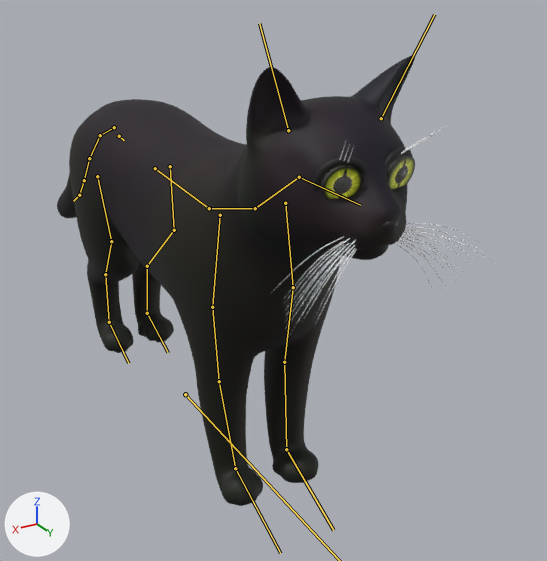
Renders of the glTF model lobby/cat.glb from each side of a commit.
The view is the same before and after, from a 50 mm lens placed at (0.271, 0.578, 0.42), pointed at (-0.077, -0.001, 0.13). The lights are fixed; the arrows at lower left show +X, +Y and +Z. The first picture is the older version. The bones that bend it are drawn over the model as lines.

The first picture shows 'Cat3DBody', 'Cat3DCornea_-1', 'Cat3DCornea_1', 'Cat3DIris_-1', 'Cat3DIris_1', 'Cat3DLid_-1', 'Cat3DLid_1', 'Cat3DNose', 'Cat3DWhiskers'.
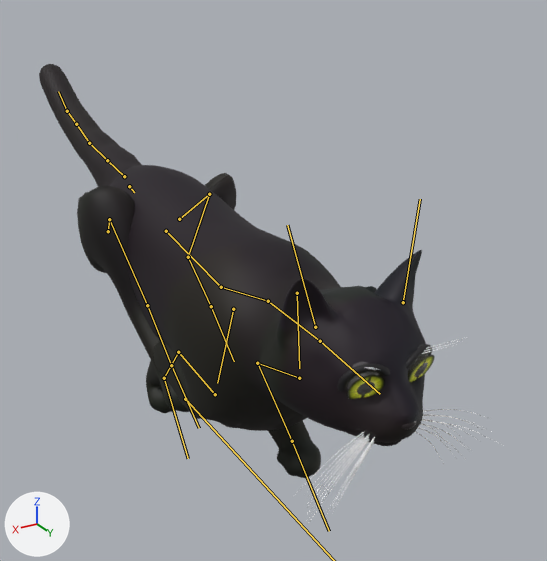
The newer file adds an action. The first version stands in its rest pose; the second is drawn at frame 6 of the action 'cat_run'.

What the commit changed:
Bone 'root' (bone_root) moves from (0.0, 0.0, 0.0) to (0.0, 0.0, -0.005).
Bone 'hips' (bone_hips) moves from (0.0, 0.0, 0.0) to (0.0, 0.026, -0.041).
Bone 'hips' (bone_hips) turns from (0, 0, 0) to (-5, 0, 0) degrees about its own x, y and z.
Bone 'spine1' (bone_spine1) turns from (0, 0, 0) to (1, 0, 0) degrees about its own x, y and z.
Bone 'spine2' (bone_spine2) turns from (0, 0, 0) to (2, 0, 0) degrees about its own x, y and z.
Bone 'neck' (bone_neck) turns from (0, 0, 0) to (-32, 0, 0) degrees about its own x, y and z.
Bone 'head' (bone_head) turns from (0, 0, 0) to (30, 0, 0) degrees about its own x, y and z.
Bone 'ear.L' (bone_ear_l) turns from (0, 0, 0) to (25, 0, 0) degrees about its own x, y and z.
Bone 'ear.R' (bone_ear_r) turns from (0, 0, 0) to (25, 0, 0) degrees about its own x, y and z.
Bone 'scap.L' (bone_scap_l) turns from (0, 0, 0) to (-11, 0, 0) degrees about its own x, y and z.
Bone 'upperarm.L' (bone_upperarm_l) moves from (0.0, 0.0, 0.0) to (0.002, 0.012, 0.0).
Bone 'upperarm.L' (bone_upperarm_l) turns from (0, 0, 0) to (-80, 2, 2) degrees about its own x, y and z.
Bone 'forearm.L' (bone_forearm_l) turns from (0, 0, 0) to (38, 0, 0) degrees about its own x, y and z.
Bone 'hand.L' (bone_hand_l) turns from (0, 0, 0) to (26, 1, -2) degrees about its own x, y and z.
Bone 'scap.R' (bone_scap_r) turns from (0, 0, 0) to (-2, 0, -1) degrees about its own x, y and z.
Bone 'upperarm.R' (bone_upperarm_r) moves from (0.0, 0.0, 0.0) to (-0.002, 0.01, 0.0).
Bone 'upperarm.R' (bone_upperarm_r) turns from (0, 0, 0) to (-68, -3, -4) degrees about its own x, y and z.
Bone 'forearm.R' (bone_forearm_r) turns from (0, 0, 0) to (119, -5, 3) degrees about its own x, y and z.
Bone 'hand.R' (bone_hand_r) turns from (0, 0, 0) to (-65, 0, 0) degrees about its own x, y and z.
Bone 'tail1' (bone_tail1) turns from (0, 0, 0) to (-21, 0, 0) degrees about its own x, y and z.
Bone 'tail2' (bone_tail2) turns from (0, 0, 0) to (-20, 0, 0) degrees about its own x, y and z.
Bone 'tail3' (bone_tail3) turns from (0, 0, 0) to (-19, 0, 0) degrees about its own x, y and z.
Bone 'tail4' (bone_tail4) turns from (0, 0, 0) to (3, 0, 0) degrees about its own x, y and z.
Bone 'thigh.L' (bone_thigh_l) turns from (0, 0, 0) to (109, 23, -16) degrees about its own x, y and z.
Bone 'shin.L' (bone_shin_l) turns from (0, 0, 0) to (-28, 7, 29) degrees about its own x, y and z.
Bone 'foot.L' (bone_foot_l) turns from (0, 0, 0) to (-15, 0, -1) degrees about its own x, y and z.
Bone 'toe.L' (bone_toe_l) turns from (0, 0, 0) to (-68, 1, 2) degrees about its own x, y and z.
Bone 'thigh.R' (bone_thigh_r) turns from (0, 0, 0) to (119, -16, 10) degrees about its own x, y and z.
Bone 'shin.R' (bone_shin_r) turns from (0, 0, 0) to (-92, -17, -16) degrees about its own x, y and z.
Bone 'foot.R' (bone_foot_r) turns from (0, 0, 0) to (43, 2, -5) degrees about its own x, y and z.
Bone 'toe.R' (bone_toe_r) turns from (0, 0, 0) to (-78, -1, -1) degrees about its own x, y and z.

What differs and where, as boxes (x1, y1, x2, y2) in the pictures (547 x 561 px):
'Cat3DBody', posed (8% wider, 8% shorter)
    before: (57, 55, 415, 506)
    after: (39, 64, 426, 478)
'Cat3DWhiskers', posed (13% narrower, 12% shorter)
    before: (276, 127, 492, 336)
    after: (304, 337, 492, 520)
'Cat3DLid_1', posed
    before: (312, 157, 368, 191)
    after: (337, 363, 390, 392)
'Cat3DCornea_1', posed
    before: (321, 165, 355, 196)
    after: (346, 361, 380, 397)
'Cat3DIris_1', posed (26% shorter)
    before: (323, 166, 362, 200)
    after: (347, 375, 385, 400)
'Cat3DCornea_-1', posed
    before: (387, 155, 410, 186)
    after: (408, 344, 429, 379)
'Cat3DIris_-1', posed (18% shorter)
    before: (388, 156, 415, 189)
    after: (408, 355, 434, 382)
'Cat3DLid_-1', posed
    before: (385, 147, 413, 169)
    after: (406, 344, 432, 370)
'Cat3DNose', posed
    before: (382, 220, 399, 229)
    after: (401, 421, 417, 430)
bone 'hips', root to tip
    before: (119, 136) to (124, 140)
    after: (129, 186) to (134, 192)
bone 'spine1', root to tip
    before: (155, 168) to (209, 208)
    after: (166, 231) to (221, 287)
bone 'spine2', root to tip
    before: (209, 208) to (255, 208)
    after: (221, 287) to (268, 301)
bone 'neck', root to tip
    before: (255, 208) to (299, 177)
    after: (268, 301) to (320, 341)
bone 'head', root to tip
    before: (299, 177) to (360, 205)
    after: (320, 341) to (380, 394)
bone 'ear.L', root to tip
    before: (288, 130) to (259, 23)
    after: (315, 327) to (287, 225)
bone 'ear.R', root to tip
    before: (381, 118) to (434, 14)
    after: (403, 302) to (420, 199)
bone 'scap.L', root to tip
    before: (220, 215) to (212, 307)
    after: (233, 309) to (217, 383)
bone 'upperarm.L', root to tip
    before: (212, 307) to (219, 381)
    after: (215, 394) to (178, 352)
bone 'forearm.L', root to tip
    before: (219, 381) to (235, 468)
    after: (178, 352) to (164, 378)
bone 'hand.L', root to tip
    before: (235, 468) to (280, 553)
    after: (164, 378) to (188, 458)
bone 'scap.R', root to tip
    before: (285, 203) to (293, 287)
    after: (297, 293) to (299, 368)
bone 'upperarm.R', root to tip
    before: (293, 287) to (284, 362)
    after: (299, 378) to (257, 363)
bone 'forearm.R', root to tip
    before: (284, 362) to (286, 449)
    after: (257, 363) to (292, 441)
bone 'hand.R', root to tip
    before: (286, 449) to (333, 530)
    after: (292, 441) to (329, 531)
bone 'tail1', root to tip
    before: (114, 127) to (100, 135)
    after: (124, 176) to (107, 160)
bone 'tail2', root to tip
    before: (100, 135) to (89, 158)
    after: (107, 160) to (89, 143)
bone 'tail3', root to tip
    before: (89, 158) to (84, 180)
    after: (89, 143) to (76, 124)
bone 'tail4', root to tip
    before: (84, 180) to (79, 195)
    after: (76, 124) to (67, 111)
bone 'thigh.L', root to tip
    before: (97, 176) to (111, 241)
    after: (108, 231) to (109, 219)
bone 'shin.L', root to tip
    before: (111, 241) to (105, 274)
    after: (109, 219) to (147, 305)
bone 'foot.L', root to tip
    before: (105, 274) to (109, 322)
    after: (147, 305) to (171, 365)
bone 'toe.L', root to tip
    before: (109, 322) to (128, 363)
    after: (171, 365) to (199, 428)
bone 'thigh.R', root to tip
    before: (170, 166) to (174, 230)
    after: (179, 219) to (209, 194)
bone 'shin.R', root to tip
    before: (174, 230) to (147, 266)
    after: (209, 194) to (188, 257)
bone 'foot.R', root to tip
    before: (147, 266) to (147, 313)
    after: (188, 257) to (211, 306)
bone 'toe.R', root to tip
    before: (147, 313) to (168, 352)
    after: (211, 306) to (234, 361)
